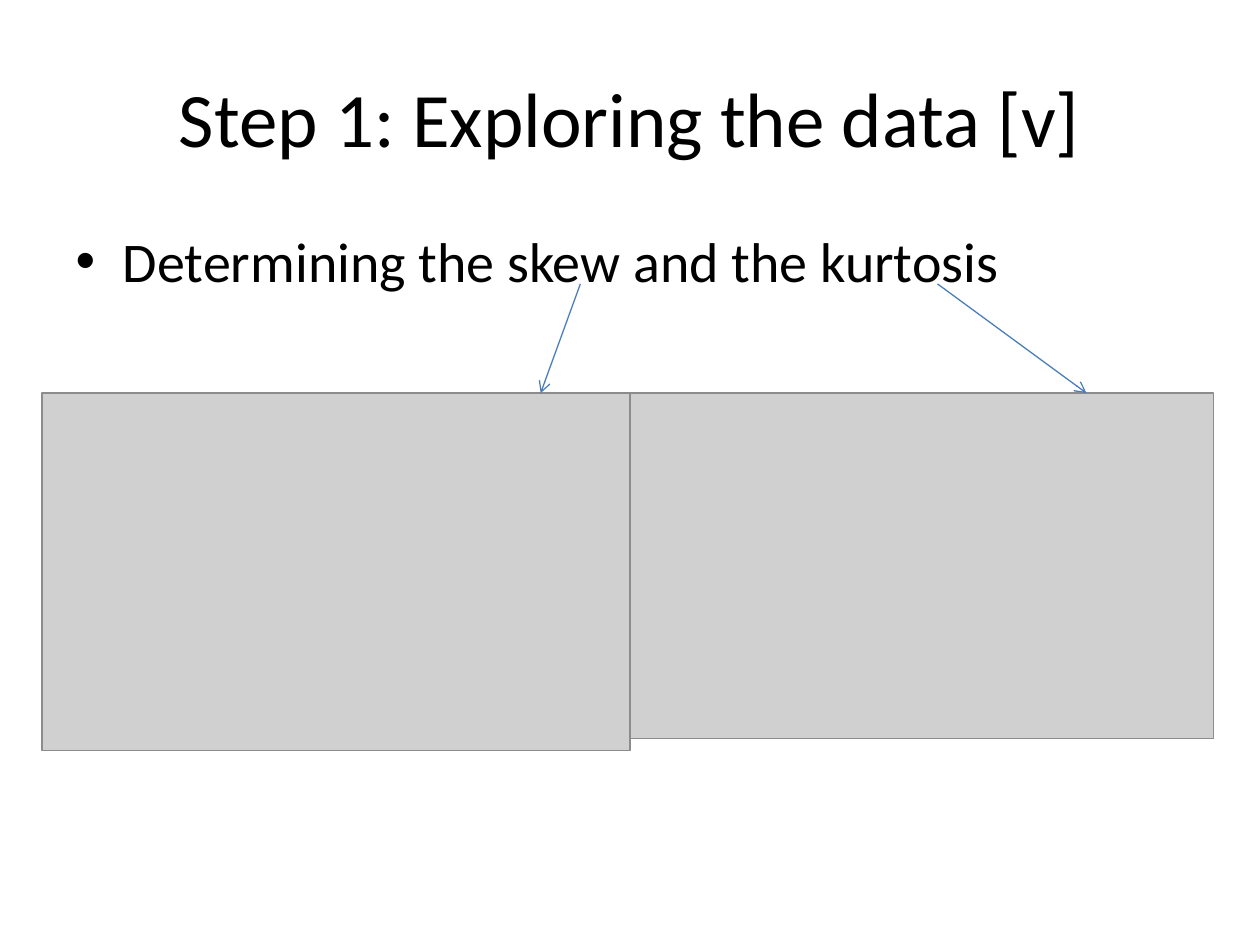
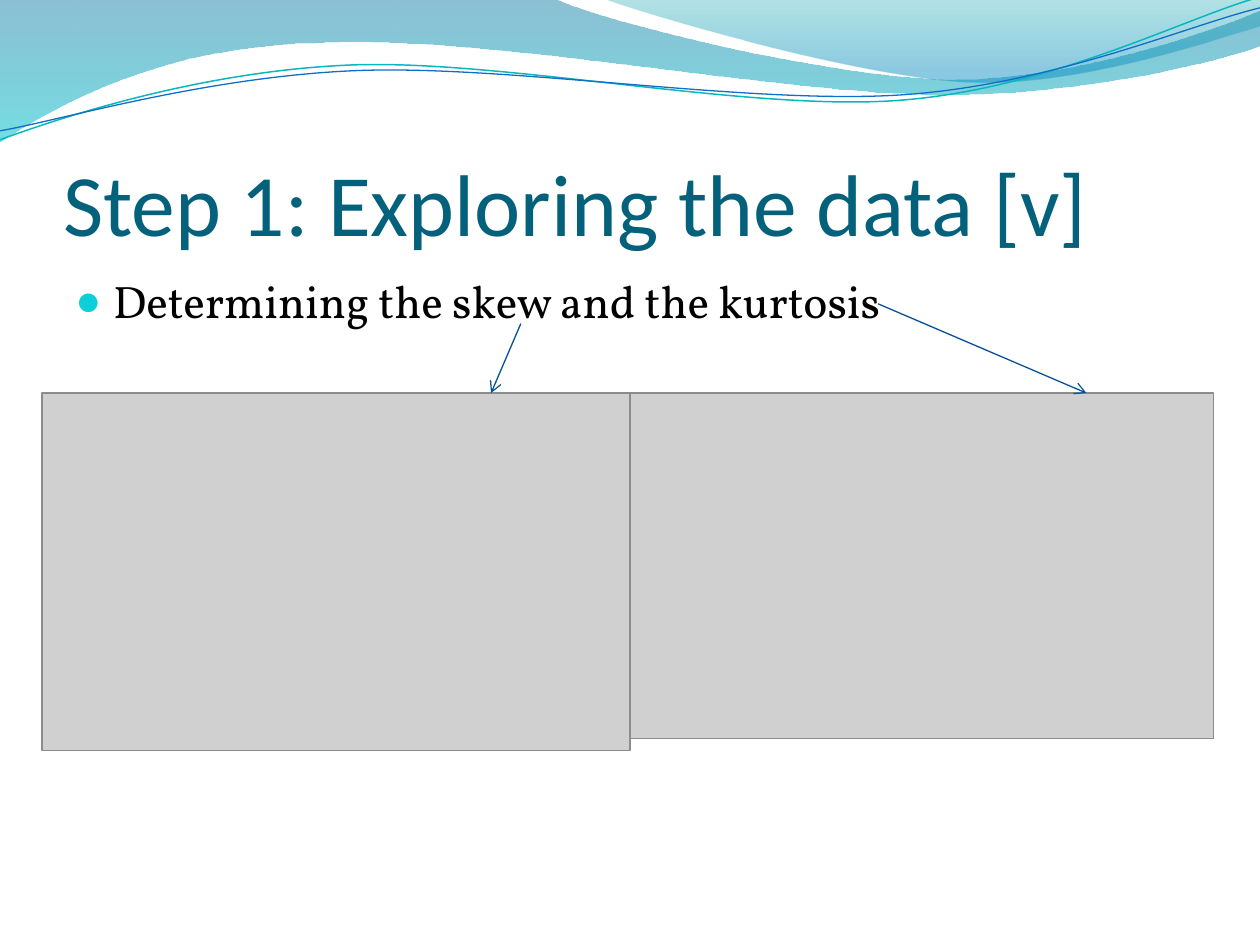
Before and after one commit to lkrump7/regression-apples-predict-api-template, a slide deck: slide 11 of What will the apples cost.pptx. Drawn at 1260x945 pixels with LibreOffice and Linux fonts; fonts in the diff are those of the drawing; grey boxes stand for pictures; background and template pictures are left out. Boxes give left, top, right and bottom in pixels: in the first picture for what was removed or moved away, otherwise in the second. Text is boxed around its words. In the diff, an @@ line names an element or a change of style, - is before the commit and + after.

```diff
--- a/What will the apples cost.pptx
+++ b/What will the apples cost.pptx
@@ freeform shape added at [0,0,1260,142], fill gradient #0074A1 to #00C6CF @@
@@ freeform shape added at [0,0,1260,147], outline #0AB8BF 0.85 pt @@
@@ freeform shape added at [0,8,1260,141], outline #0F6FC6 0.75 pt @@
@@ freeform shape added at [604,0,1260,87], fill gradient #00A1A9 to #008BBF @@
@@ title "Step 1: Exploring the data ...": place and size @@
-title "Step 1: Exploring the data ..." at [179,91,1080,161]
+title "Step 1: Exploring the data ..." at [63,172,1087,251]
@@ title "Step 1: Exploring the data ..." at [63,172,1087,251]: size 44 to 50 pt, text colour #000000 to #04617B; alignment centre to left; vertical alignment middle to bottom @@
@@ text "Determining the skew and the ...": place and size @@
-text "Determining the skew and the ..." at [123,243,998,295]
+text "Determining the skew and the ..." at [113,285,880,339]
@@ text "Determining the skew and the ..." at [113,285,880,339]: size 32 to 26 pt, font Calibri to Vollkorn; bullet • to ●; less space between paragraphs @@
@@ arrow moved from (581, 284) - (541, 393) to (520, 324) - (491, 393) @@
@@ arrow (520, 324) - (491, 393): stroke #4B7EBC 0.75 pt to #095295 0.75 pt @@
@@ arrow moved from (937, 284) - (1086, 393) to (878, 304) - (1086, 393) @@
@@ arrow (878, 304) - (1086, 393): stroke #4B7EBC 0.75 pt to #095295 0.75 pt @@
```
Also in this commit, not shown: 23 other slides changed, 6 slides added.
